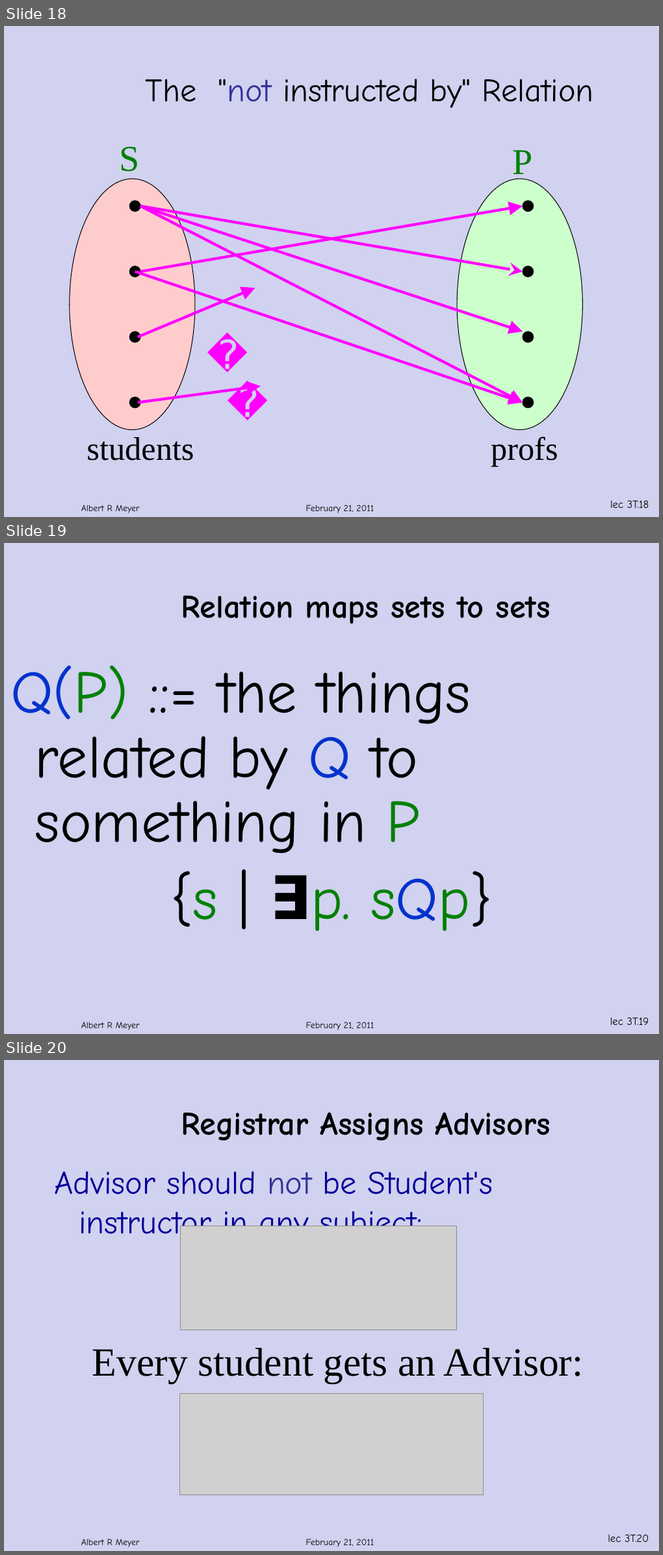
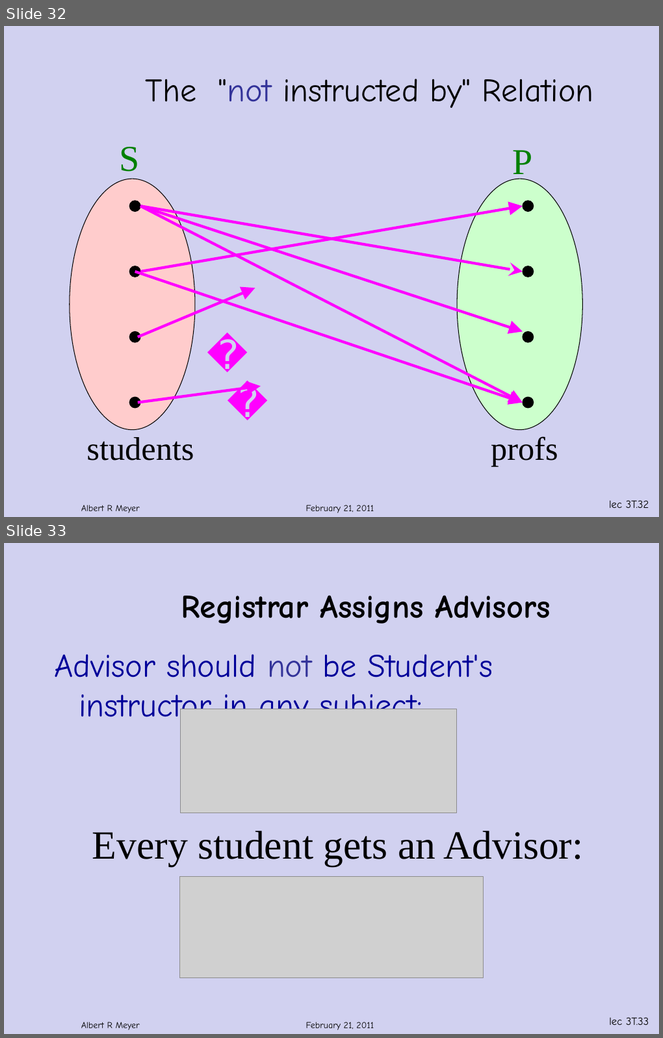
Before and after one commit to armeyer/mcs_web, a slide deck: spring12/slidesS12/relations.pptx. Shown one above the other, each under a label of ours: slides 18, 19 and 20 before the commit, slides 32 and 33 after it. The pictures are 663x1555 and 663x1038 pixels, drawn with LibreOffice and Linux fonts; fonts in the diff are those of the drawing; grey boxes stand for pictures; background and template pictures are left out. Boxes give left, top, right and bottom in pixels: in the first picture for what was removed or moved away, otherwise in the second. Text is boxed around its words. In the diff, an @@ line names an element or a change of style, - is before the commit and + after.

```diff
--- a/spring12/slidesS12/relations.pptx
+++ b/spring12/slidesS12/relations.pptx
@@ slide 19 removed at (x1=4, y1=543, x2=659, y2=1034), background #D1D1F0; not listed: 3 template elements that a slide beside it also shows @@
@@ title removed at (x1=181, y1=596, x2=551, y2=624) @@
-Relation maps sets to sets
@@ text removed at (x1=10, y1=665, x2=492, y2=932) @@
-Q(P) ::= the things related by Q to something in P
-{s | ∃p. sQp}
@@ what was slide 18 is now slide 32 @@
@@ page number at (x1=609, y1=500, x2=649, y2=508): text changed @@
-lec 3T.18
+lec 3T.32
@@ what was slide 20 is now slide 33 @@
@@ page number at (x1=609, y1=1017, x2=649, y2=1025): text changed @@
-lec 3T.20
+lec 3T.33
```
Also in this commit, not shown: 4 slides changed, 16 slides added, 2 other slides removed.
